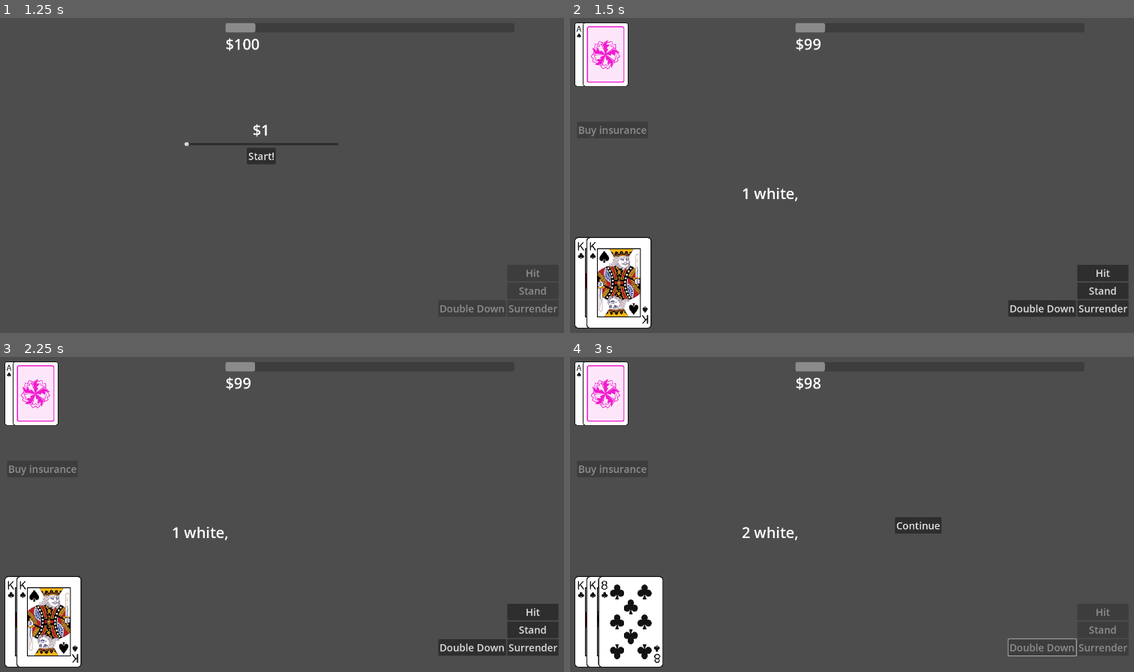
Above: before the commit, frames 1-4 (two rows, left to right).
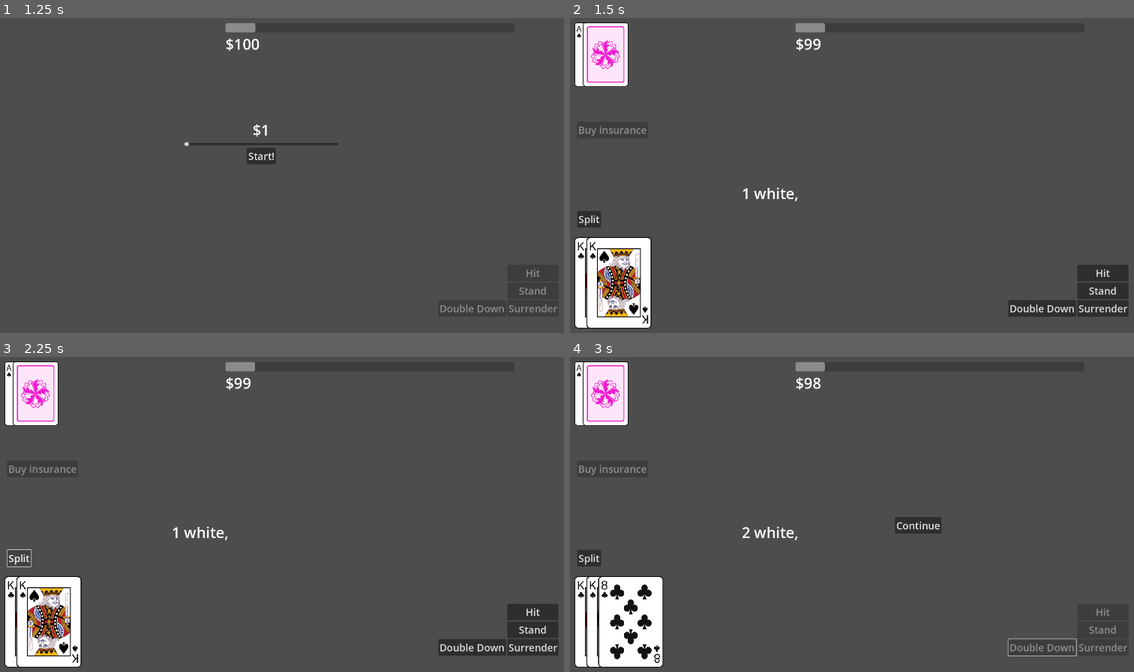
Above: after the commit, the same moments.

Repository: Tofutush/blackjack-with-sky
Game: Godot game, scene res://scenes/Start/Start.tscn
Same seed, same stepped clock (60 frames per second), same inputs: the game is played once before the commit and once after it.
Inputs (mouse positions are in pixels of both pictures, inside the frame that each line leads up to):
- Up to frame 1 (1.25 s): click "Start" at 0.5 s
- Up to frame 2 (1.5 s): click "Start!" at 1.25 s
- Up to frame 3 (2.25 s): click (16, 558) at 2 s, where only the run after the commit has a clickable "Split"
- Up to frame 4 (3 s): click "Double Down" at 2.75 s

Frame 1 is identical in both runs. In frame 2, 0.2% of the frame differs, in the area x 1-6%, y 61-67%; in frame 3, less than 0.1%; in frame 4, 0.2%.

Commit message:
split button

Diff:
--- a/scenes/Main/Main.tscn
+++ b/scenes/Main/Main.tscn
@@ -42,6 +42,18 @@
 offset_top = -166.84003
 offset_right = 0.0
 offset_bottom = 0.15997314
+metadata/_edit_use_anchors_ = true
+
+[node name="SplitButton" type="Button" parent="."]
+layout_mode = 1
+anchors_preset = -1
+anchor_left = 0.0296875
+anchor_top = 0.60555553
+anchor_right = 0.0296875
+anchor_bottom = 0.60555553
+offset_right = 76.0
+offset_bottom = 53.0
+text = "Split"
 metadata/_edit_use_anchors_ = true
 
 [node name="PlayerDeckDisplay" parent="." instance=ExtResource("6_q8kdv")]
--- a/scenes/Main/main.gd
+++ b/scenes/Main/main.gd
@@ -15,6 +15,7 @@
 func newGame() -> void:
 	$ContinueButton.hide()
 	$InsuranceButton.hide()
+	$SplitButton.hide()
 	$MainChips.hide()
 	$SplitChips.hide()
 	$InsuranceChips.hide()
@@ -78,6 +79,7 @@
 	# check split
 	if playerHand.getCard(0).compareRank(playerHand.getCard(1)):
 		print('splittable')
+		$SplitButton.show()
 
 	# check insurance
 	if dealerHand.getCard(0).rank == 'A':
